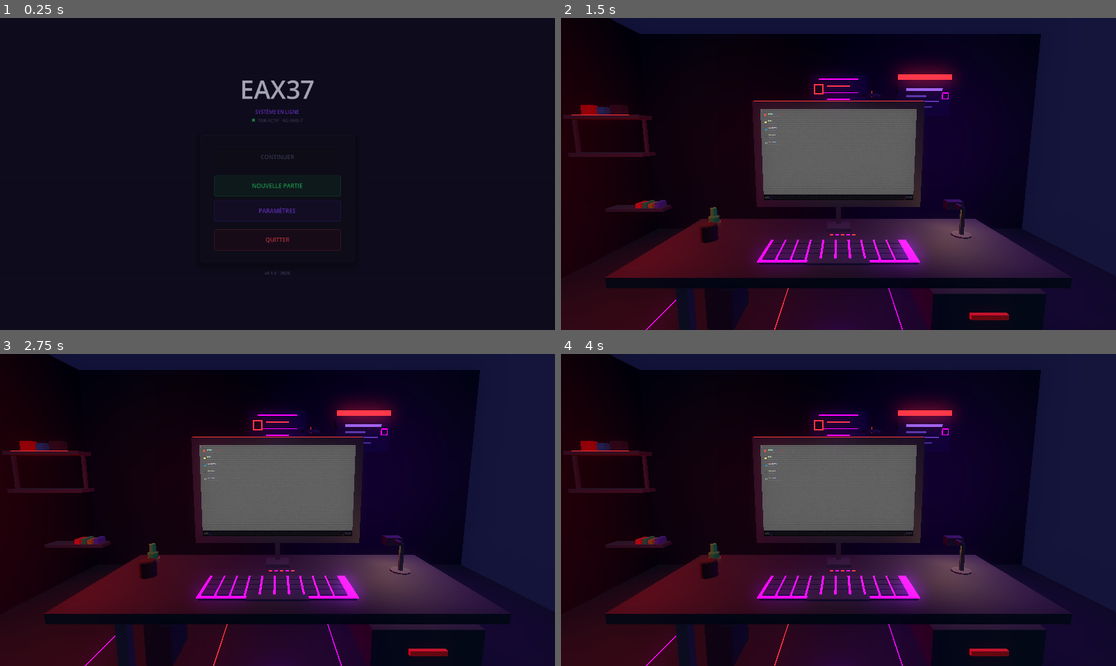
Above: before the commit, frames 1-4 (two rows, left to right).
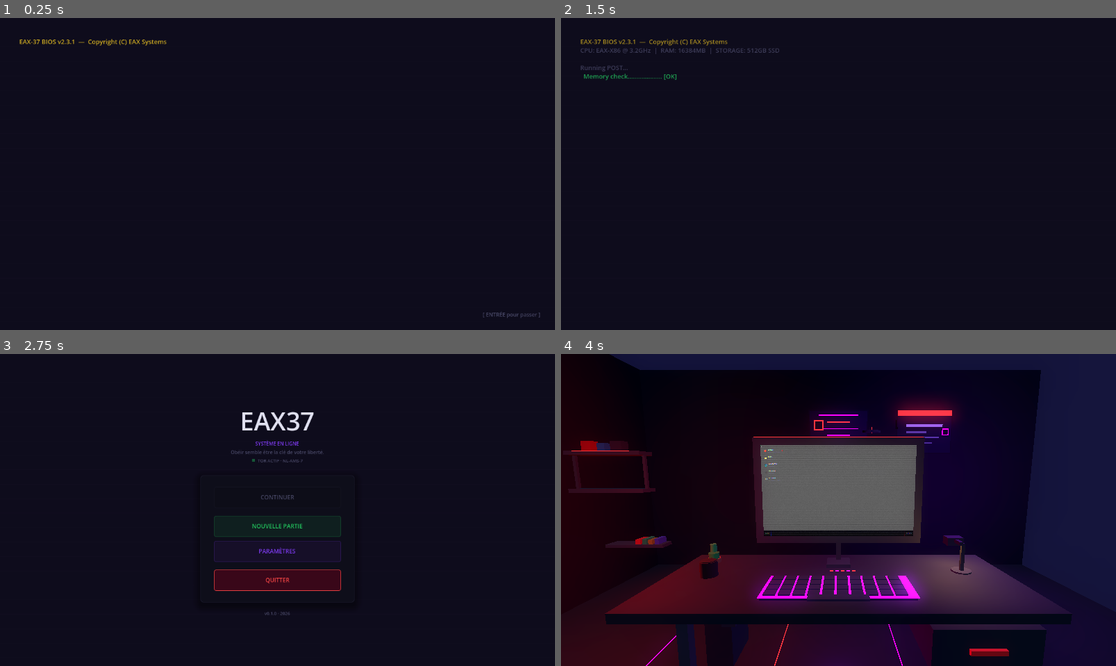
Above: after the commit, the same moments.

Repository: Nuzzload/eax37
Game: Godot game, scene res://ui/main_menu/MainMenu.tscn
Two runs of this game, one before a commit and one after it. Both use one fixed random seed, a clock stepped at 60 frames per second and the inputs below.
Inputs (mouse positions are in pixels of both pictures, inside the frame that each line leads up to):
- Up to frame 1 (0.25 s): no input
- Up to frame 2 (1.5 s): click (838, 186) at 0.5 s, where only the run before the commit has a clickable "NOUVELLE PARTIE"; tap Enter at 1.25, 1.35 s; move the mouse to (960, 158) at 1.27 s; hold Up from 1.28 s (still down); click (960, 158) at 1.42 s
- Up to frame 3 (2.75 s): tap E at 1.55 s; release Up at 2 s; tap Space at 2 s; drag from (166, 525) to (249, 572) at 2.02 s
- Up to frame 4 (4 s): click (838, 525) at 2.75 s, where only the run after the commit has a clickable "NOUVELLE PARTIE"; tap Enter at 3.5, 3.6 s; move the mouse to (894, 441) at 3.52 s; hold Up from 3.53 s (still down); tap E at 3.8 s

The runs differ from the first frame. In frame 1, 1.2% of the frame differs, in the area x 3-98%, y 6-97%; in frame 2, 46%, in the area x 0-100%, y 0-100%; in frame 3, 46%; in frame 4, less than 0.1%.

Commit message:
Séquence de boot réintégré dans le menu amélioré

Diff:
--- a/ui/main_menu/MainMenu.tscn
+++ b/ui/main_menu/MainMenu.tscn
@@ -1,8 +1,8 @@
-[gd_scene load_steps=2 format=3]
+[gd_scene format=3 uid="uid://dym2qgt884t4j"]
 
-[ext_resource type="Script" path="res://ui/main_menu/main_menu.gd" id="1"]
+[ext_resource type="Script" uid="uid://celd7q7yhav0u" path="res://ui/main_menu/main_menu.gd" id="1"]
 
-[node name="MainMenu" type="Control"]
+[node name="MainMenu" type="Control" unique_id=1912706633]
 layout_mode = 3
 anchors_preset = 15
 anchor_right = 1.0
--- a/ui/main_menu/main_menu.gd
+++ b/ui/main_menu/main_menu.gd
@@ -1,7 +1,7 @@
 # main_menu.gd
 # Menu principal d'EAX37.
 # Gère la navigation entre le panneau principal et le panneau de paramètres,
-# ainsi que les transitions (fade).
+# ainsi que les transitions (fade) et la séquence de boot.
 extends Control
 
 # ── COULEURS ──────────────────────────────────────
@@ -15,36 +15,144 @@
 const C_BRIGHT     = Color("#e0e0f0")
 const C_GREEN      = Color("#22c55e")
 const C_WARN       = Color("#ef4444")
-
-# Chemin de la scène de jeu à charger (à adapter)
+const C_AMBER      = Color("#ccaa22")
+
 const GAME_SCENE := "res://room.tscn"
 
+# ── BOOT ──────────────────────────────────────────
+const BOOT_LINES = [
+	{ "text": "EAX-37 BIOS v2.3.1  —  Copyright (C) EAX Systems", "color": "amber", "delay": 0.0 },
+	{ "text": "CPU: EAX-X86 @ 3.2GHz  |  RAM: 16384MB  |  STORAGE: 512GB SSD", "color": "dim", "delay": 0.3 },
+	{ "text": "", "delay": 0.1 },
+	{ "text": "Running POST...", "color": "dim", "delay": 0.2 },
+	{ "text": "  Memory check.................... [OK]", "color": "green", "delay": 0.4 },
+	{ "text": "  Storage check................... [OK]", "color": "green", "delay": 0.3 },
+	{ "text": "  Network interface............... [OK]", "color": "green", "delay": 0.3 },
+	{ "text": "  Security module................. [OK]", "color": "green", "delay": 0.4 },
+	{ "text": "", "delay": 0.1 },
+	{ "text": "Booting EAX-37 OS...", "color": "dim", "delay": 0.3 },
+	{ "text": "  Loading kernel.................. [OK]", "color": "green", "delay": 0.5 },
+	{ "text": "  Mounting filesystem............. [OK]", "color": "green", "delay": 0.3 },
+	{ "text": "  Starting services...............", "color": "dim", "delay": 0.4 },
+	{ "text": "    cipher.service................ [ACTIVE]", "color": "red", "delay": 0.3 },
+	{ "text": "    monitor.service............... [ACTIVE]", "color": "red", "delay": 0.2 },
+	{ "text": "    keylog.service................ [ACTIVE]", "color": "red", "delay": 0.3 },
+	{ "text": "", "delay": 0.2 },
+	{ "text": "WARNING: Unauthorized access detected on /home/user", "color": "red", "delay": 0.4 },
+	{ "text": "WARNING: Remote connection established — 194.███.██.██", "color": "red", "delay": 0.2 },
+	{ "text": "", "delay": 0.3 },
+	{ "text": "Starting desktop environment...", "color": "dim", "delay": 0.6 },
+]
+
 # ── NŒUDS ─────────────────────────────────────────
-var _main_panel:    Control
+var _main_panel:     Control
 var _settings_panel: SettingsPanel
-var _continue_btn:  Button
+var _continue_btn:   Button
+var _boot_panel:     Control
+var _boot_text:      RichTextLabel
+var _skip_label:     Label
+var _boot_finished   := false
+var _skip_requested  := false
 
 
 func _ready() -> void:
 	set_anchors_and_offsets_preset(Control.PRESET_FULL_RECT)
 	_build_background()
+	_build_boot_panel()
 	_build_main_panel()
 	_build_settings_panel()
+	_start_boot_sequence()
+
+
+# ═══════════════════════════════════════════════════
+# BOOT
+# ═══════════════════════════════════════════════════
+func _build_boot_panel() -> void:
+	_boot_panel = Control.new()
+	_boot_panel.set_anchors_and_offsets_preset(Control.PRESET_FULL_RECT)
+	add_child(_boot_panel)
+
+	# Texte de boot dans un margin container
+	var margin := MarginContainer.new()
+	margin.set_anchors_and_offsets_preset(Control.PRESET_FULL_RECT)
+	margin.add_theme_constant_override("margin_left", 40)
+	margin.add_theme_constant_override("margin_right", 40)
+	margin.add_theme_constant_override("margin_top", 40)
+	margin.add_theme_constant_override("margin_bottom", 40)
+	_boot_panel.add_child(margin)
+
+	_boot_text = RichTextLabel.new()
+	_boot_text.bbcode_enabled = true
+	_boot_text.scroll_active = true
+	_boot_text.scroll_following = true
+	_boot_text.add_theme_font_size_override("normal_font_size", 13)
+	_boot_text.add_theme_color_override("default_color", C_TEXT)
+	margin.add_child(_boot_text)
+
+	# Label "Entrée pour passer"
+	_skip_label = Label.new()
+	_skip_label.text = "[ ENTRÉE pour passer ]"
+	_skip_label.add_theme_font_size_override("font_size", 11)
+	_skip_label.add_theme_color_override("font_color", C_TEXT_DIM)
+	_skip_label.set_anchors_preset(Control.PRESET_BOTTOM_RIGHT)
+	_skip_label.position = Vector2(-150, -40)
+	_boot_panel.add_child(_skip_label)
+
+
+func _start_boot_sequence() -> void:
+	_skip_label.visible = true
+	for line_data in BOOT_LINES:
+		if _skip_requested:
+			break
+		await get_tree().create_timer(line_data["delay"]).timeout
+		if _skip_requested:
+			break
+		_append_boot_line(line_data)
+	_finish_boot()
+
+
+func _append_boot_line(data: Dictionary) -> void:
+	var text: String = data.get("text", "")
+	var color: String = data.get("color", "text")
+	var hex: String
+	match color:
+		"green": hex = "#22c55e"
+		"red":   hex = "#ef4444"
+		"amber": hex = "#ccaa22"
+		"dim":   hex = "#484866"
+		_:       hex = "#b0b0cc"
+	if text == "":
+		_boot_text.append_text("\n")
+	else:
+		_boot_text.append_text("[color=%s]%s[/color]\n" % [hex, text])
+
+
+func _finish_boot() -> void:
+	_boot_finished = true
+	_skip_label.visible = false
+	var tw := create_tween()
+	tw.tween_property(_boot_text, "modulate:a", 0.0, 0.6)
+	await tw.finished
+	_boot_panel.visible = false
 	_fade_in(_main_panel)
 
 
+func _unhandled_input(event: InputEvent) -> void:
+	if event is InputEventKey and event.pressed and event.keycode == KEY_ENTER:
+		if not _boot_finished:
+			_skip_requested = true
+
+
 # ═══════════════════════════════════════════════════
 # CONSTRUCTION — FOND
 # ═══════════════════════════════════════════════════
 func _build_background() -> void:
-	# Fond uni
 	var bg := ColorRect.new()
 	bg.set_anchors_and_offsets_preset(Control.PRESET_FULL_RECT)
 	bg.color = C_BG
 	bg.mouse_filter = Control.MOUSE_FILTER_IGNORE
 	add_child(bg)
 
-	# Grille subtile (lignes horizontales)
 	for i in range(0, 40):
 		var line := ColorRect.new()
 		line.set_anchors_preset(Control.PRESET_TOP_WIDE)
@@ -55,7 +163,6 @@
 		line.position.y = i * 30.0
 		bg.add_child(line)
 
-	# Lueur centrale violette
 	var glow := ColorRect.new()
 	glow.set_anchors_and_offsets_preset(Control.PRESET_FULL_RECT)
 	glow.color = Color(C_ACCENT.r, C_ACCENT.g, C_ACCENT.b, 0.04)
@@ -69,7 +176,8 @@
 func _build_main_panel() -> void:
 	_main_panel = Control.new()
 	_main_panel.set_anchors_and_offsets_preset(Control.PRESET_FULL_RECT)
-	_main_panel.modulate.a = 0.0  # caché au départ, fade-in dans _ready
+	_main_panel.modulate.a = 0.0
+	_main_panel.visible = false
 	add_child(_main_panel)
 
 	var center := CenterContainer.new()
@@ -81,15 +189,9 @@
 	vbox.custom_minimum_size.x = 320
 	center.add_child(vbox)
 
-	# ── En-tête ──
 	vbox.add_child(_make_title_block())
 	vbox.add_child(_make_spacer(24))
-
-	# ── Carte des boutons ──
-	var card := _make_button_card()
-	vbox.add_child(card)
-
-	# ── Pied de page ──
+	vbox.add_child(_make_button_card())
 	vbox.add_child(_make_spacer(16))
 	vbox.add_child(_make_footer())
 
@@ -112,7 +214,13 @@
 	sub.horizontal_alignment = HORIZONTAL_ALIGNMENT_CENTER
 	block.add_child(sub)
 
-	# Indicateur de statut
+	var tagline := Label.new()
+	tagline.text = "Obéir semble être la clé de votre liberté."
+	tagline.add_theme_font_size_override("font_size", 10)
+	tagline.add_theme_color_override("font_color", C_TEXT_DIM)
+	tagline.horizontal_alignment = HORIZONTAL_ALIGNMENT_CENTER
+	block.add_child(tagline)
+
 	var status_row := HBoxContainer.new()
 	status_row.add_theme_constant_override("separation", 6)
 	status_row.alignment = BoxContainer.ALIGNMENT_CENTER
@@ -159,26 +267,22 @@
 	vbox.add_theme_constant_override("separation", 8)
 	card.add_child(vbox)
 
-	# Bouton Continuer (désactivé)
 	_continue_btn = _make_menu_btn("CONTINUER", C_TEXT_DIM, C_BORDER)
 	_continue_btn.disabled = true
 	vbox.add_child(_continue_btn)
 
 	vbox.add_child(_make_thin_sep())
 
-	# Bouton Nouvelle partie
 	var new_btn := _make_menu_btn("NOUVELLE PARTIE", C_GREEN, Color("#14532d"))
 	new_btn.pressed.connect(_on_new_game_pressed)
 	vbox.add_child(new_btn)
 
-	# Bouton Paramètres
 	var settings_btn := _make_menu_btn("PARAMÈTRES", C_ACCENT, C_ACCENT_DIM)
 	settings_btn.pressed.connect(_on_settings_pressed)
 	vbox.add_child(settings_btn)
 
 	vbox.add_child(_make_thin_sep())
 
-	# Bouton Quitter
 	var quit_btn := _make_menu_btn("QUITTER", C_WARN, Color("#4c0519"))
 	quit_btn.pressed.connect(_on_quit_pressed)
 	vbox.add_child(quit_btn)
